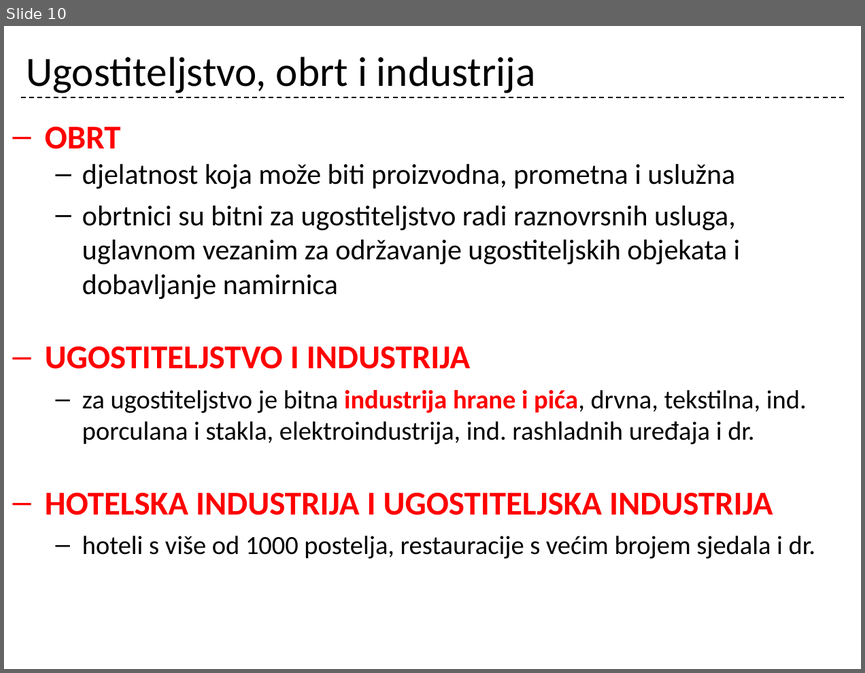
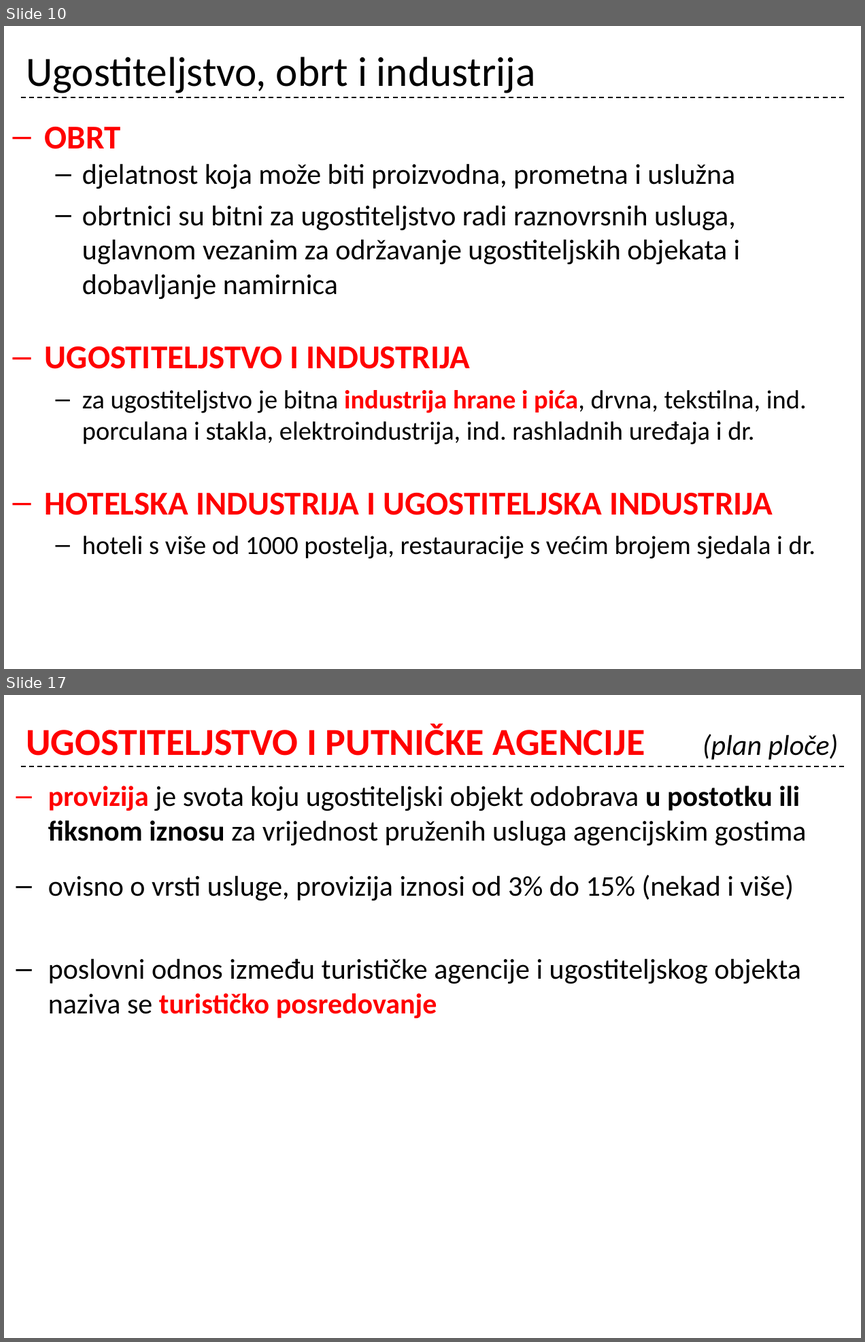
Before and after one commit to cornx/print, a slide deck: data/organizacija/001_uvod_i_ug_kao_gosp_djelatnost_ponavljanje.pptx. Shown one above the other, each under a label of ours: slide 10 before the commit, slides 10 and 17 after it; the slides between them are not shown. The pictures are 865x673 and 865x1342 pixels, drawn with LibreOffice and Linux fonts; fonts in the diff are those of the drawing. Boxes give left, top, right and bottom in pixels: in the first picture for what was removed or moved away, otherwise in the second. Text is boxed around its words. In the diff, an @@ line names an element or a change of style, - is before the commit and + after.

```diff
--- a/data/organizacija/001_uvod_i_ug_kao_gosp_djelatnost_ponavljanje.pptx
+++ b/data/organizacija/001_uvod_i_ug_kao_gosp_djelatnost_ponavljanje.pptx
@@ slide 17 added at <box>4,695,861,1338</box>, background #FFFFFF; not listed: 1 template element that a slide beside it also shows @@
@@ title added at <box>26,724,838,760</box>, 32 pt, text #FF0000, bold @@
+UGOSTITELJSTVO I PUTNIČKE AGENCIJE (plan ploče)
@@ text added at <box>48,785,806,1018</box>, 24 pt, text #000000 @@
+– provizija je svota koju ugostiteljski objekt odobrava u postotku ili fiksnom iznosu za vrijednost pruženih usluga agencijskim gostima
+– ovisno o vrsti usluge, provizija iznosi od 3% do 15% (nekad i više)
+– poslovni odnos između turističke agencije i ugostiteljskog objekta naziva se turističko posredovanje
```
Also in this commit, not shown: 8 other slides added.
